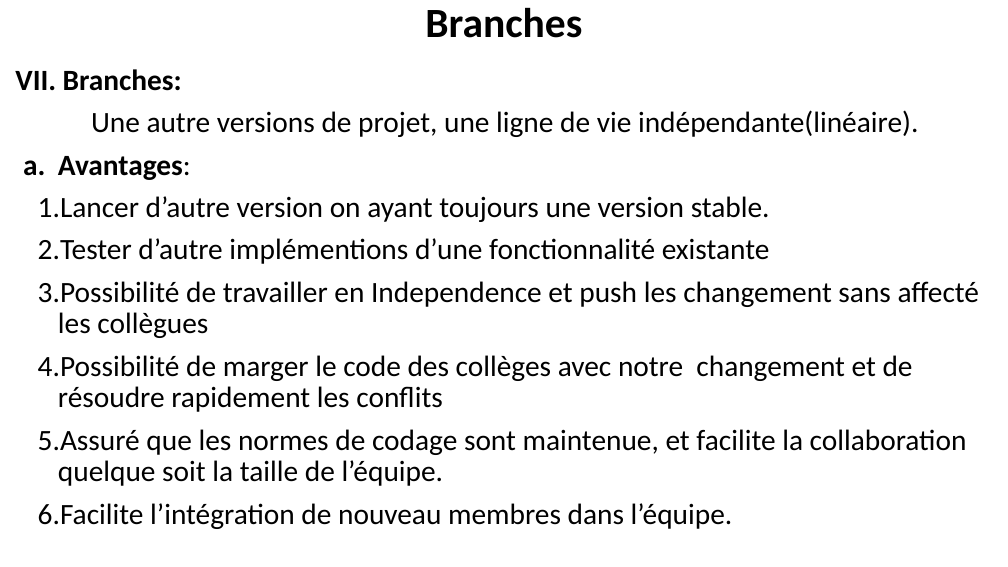
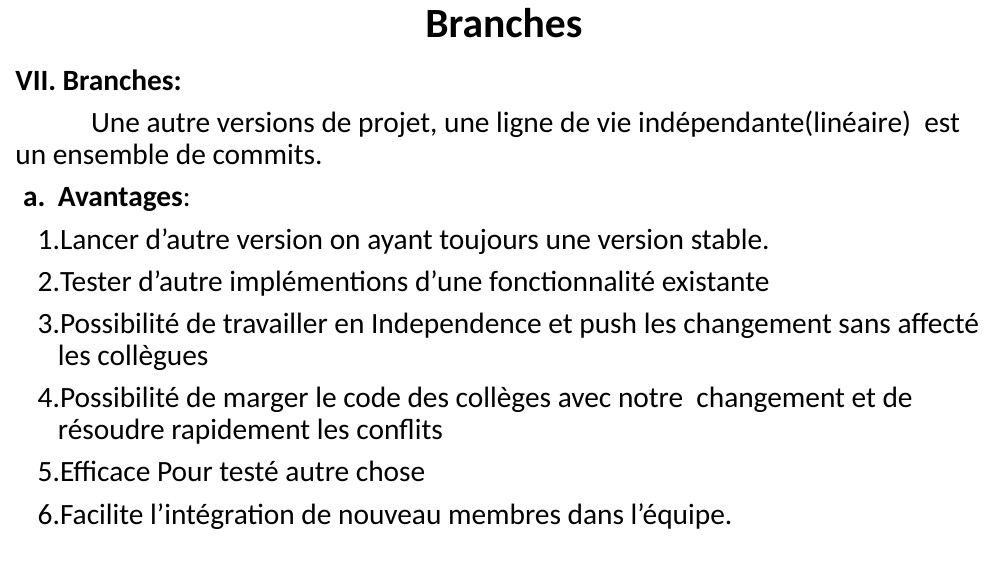
Before and after one commit to belakebiboussad/form, a slide deck: slide 12 of Formation Git.pptx. Drawn at 1008x567 pixels with LibreOffice and Linux fonts; fonts in the diff are those of the drawing. Boxes give left, top, right and bottom in pixels: in the first picture for what was removed or moved away, otherwise in the second. Text is boxed around its words. In the diff, an @@ line names an element or a change of style, - is before the commit and + after.

```diff
--- a/Formation Git.pptx
+++ b/Formation Git.pptx
@@ text at box(15, 110, 960, 165): text changed @@
-Une autre versions de projet, une ligne de vie indépendante(linéaire).
+Une autre versions de projet, une ligne de vie indépendante(linéaire) est un ensemble de commits.
@@ text at box(38, 460, 425, 482): text changed @@
-6. Assuré que les normes de codage sont maintenue, et facilite la collaboration quelque soit la taille de l’équipe.
+6. Efficace Pour testé autre chose
```
Also in this commit, not shown: 7 other slides changed, 3 slides added, 1 slide removed, 1 other file.
